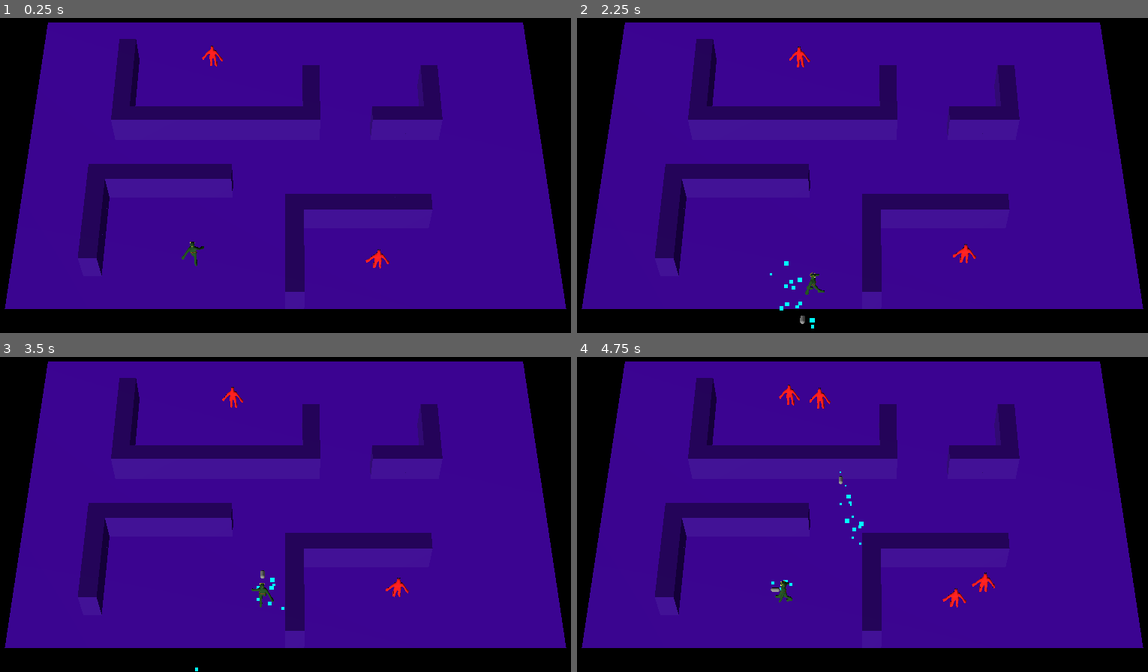
Above: before the commit, frames 1-4 (two rows, left to right).
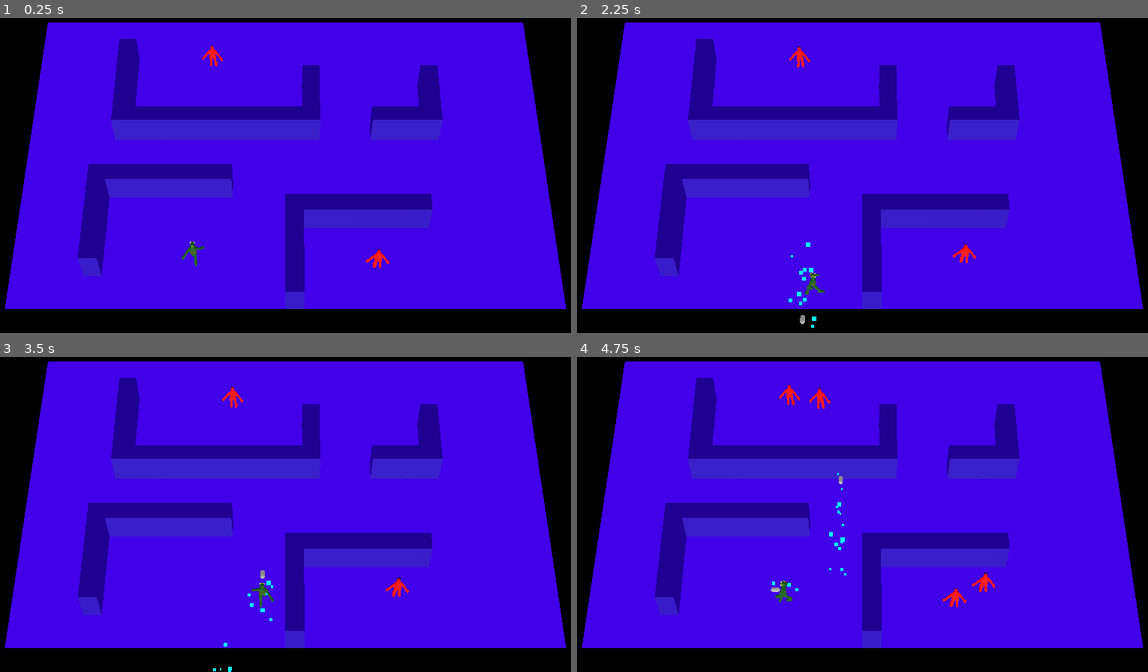
Above: after the commit, the same moments.

Repository: ralabate/30ddl
Game: Godot game, scene res://main.tscn
Same seed, same stepped clock (60 frames per second), same inputs: the game is played once before the commit and once after it.
Inputs:
- Up to frame 1 (0.25 s): no input
- Up to frame 2 (2.25 s): tap Enter (ui_accept) at 0.5, 0.77, 1.52 s; hold Right (ui_right) 0.53-1.28 s; hold Down (ui_down) 1.28-2.03 s; hold Right (ui_right) from 2.03 s (still down)
- Up to frame 3 (3.5 s): release Right (ui_right) at 2.78 s; hold Up (ui_up) from 2.78 s (still down); tap Enter (ui_accept) at 3.02 s
- Up to frame 4 (4.75 s): release Up (ui_up) at 3.53 s; hold Left (ui_left) from 3.53 s (still down); tap Enter (ui_accept) at 3.77, 4.52 s

The runs differ from the first frame. In frame 1, 82% of the frame differs, in the area x 0-100%, y 1-93%; in frame 2, 82%, in the area x 0-100%, y 1-99%; in frame 3, 82%; in frame 4, 82%.

Commit message:
turned off lighing

Diff:
--- a/gauntlet/badguy.tscn
+++ b/gauntlet/badguy.tscn
@@ -18,6 +18,9 @@
 unique_name_in_owner = true
 transform = Transform3D(-1, 0, -8.74228e-08, 0, 1, 0, 8.74228e-08, 0, -1, 0, -1, 0)
 
+[node name="Mesh" parent="AnimatedMesh/Skeleton3D" index="0"]
+layers = 2
+
 [node name="NavigationAgent3D" type="NavigationAgent3D" parent="."]
 unique_name_in_owner = true
 
@@ -25,3 +28,5 @@
 script = ExtResource("3_0b8a1")
 MAX_HEALTH = 5
 metadata/_custom_type_script = "uid://bund4vdf4u4yo"
+
+[editable path="AnimatedMesh"]
--- a/gauntlet/bullet.tscn
+++ b/gauntlet/bullet.tscn
@@ -10,6 +10,7 @@
 [sub_resource type="ParticleProcessMaterial" id="ParticleProcessMaterial_v7oki"]
 emission_shape = 1
 emission_sphere_radius = 1.0
+direction = Vector3(0, 0, 1)
 spread = 0.0
 initial_velocity_min = 1.0
 initial_velocity_max = 2.0
@@ -36,6 +37,7 @@
 
 [node name="MeshInstance3D" type="MeshInstance3D" parent="."]
 transform = Transform3D(0.25, 0, 0, 0, -1.09278e-08, 0.25, 0, -0.25, -1.09278e-08, 0, 0, 0)
+layers = 2
 mesh = SubResource("CapsuleMesh_rtl8c")
 
 [node name="CollisionShape3D" type="CollisionShape3D" parent="."]
--- a/gauntlet/main.tscn
+++ b/gauntlet/main.tscn
@@ -8,6 +8,7 @@
 [sub_resource type="Environment" id="Environment_h2yge"]
 background_mode = 1
 ambient_light_source = 2
+ambient_light_color = Color(1, 1, 1, 1)
 
 [node name="Main" type="Node3D"]
 script = ExtResource("1_0xm2m")
@@ -25,12 +26,8 @@
 transform = Transform3D(1, 0, 0, 0, 1, 0, 0, 0, 1, -5, 1, 7)
 
 [node name="DirectionalLight3D" type="DirectionalLight3D" parent="."]
-transform = Transform3D(0.866025, 0.12941, -0.482963, 0, 0.965926, 0.258819, 0.5, -0.224144, 0.836516, 0, 9, 0)
-sky_mode = 1
-
-[node name="DirectionalLight3D2" type="DirectionalLight3D" parent="."]
-transform = Transform3D(0.866025, -0.12941, 0.482963, 0, 0.965926, 0.258819, -0.5, -0.224144, 0.836516, 0, 9, 0)
-light_energy = 0.25
+transform = Transform3D(1, 0, 0, 0, 1, 0, 0, 0, 1, 0, 9, 0)
+light_cull_mask = 4294967293
 sky_mode = 1
 
 [node name="level" parent="." instance=ExtResource("3_h2yge")]
--- a/gauntlet/player.tscn
+++ b/gauntlet/player.tscn
@@ -53,4 +53,7 @@
 bones/23/rotation = Quaternion(-0.28633, 0.26328, 0.0765004, 0.918067)
 bones/24/rotation = Quaternion(-0.0797172, 3.8319e-17, -4.16084e-19, 0.996818)
 
+[node name="Mesh" parent="AnimatedMesh/Skeleton3D" index="0"]
+layers = 2
+
 [editable path="AnimatedMesh"]
Binary file changed: gauntlet/level.glb
